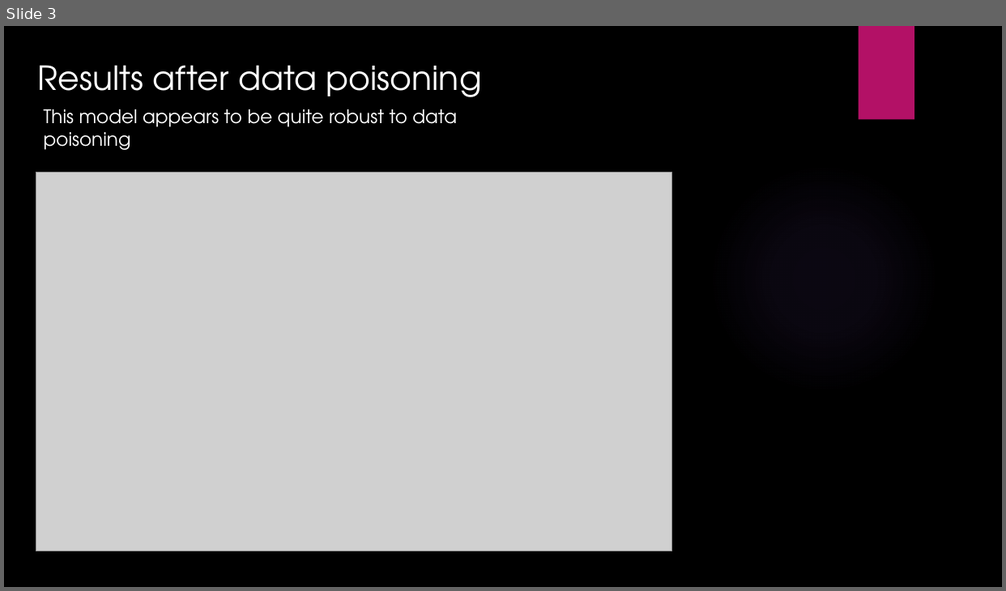
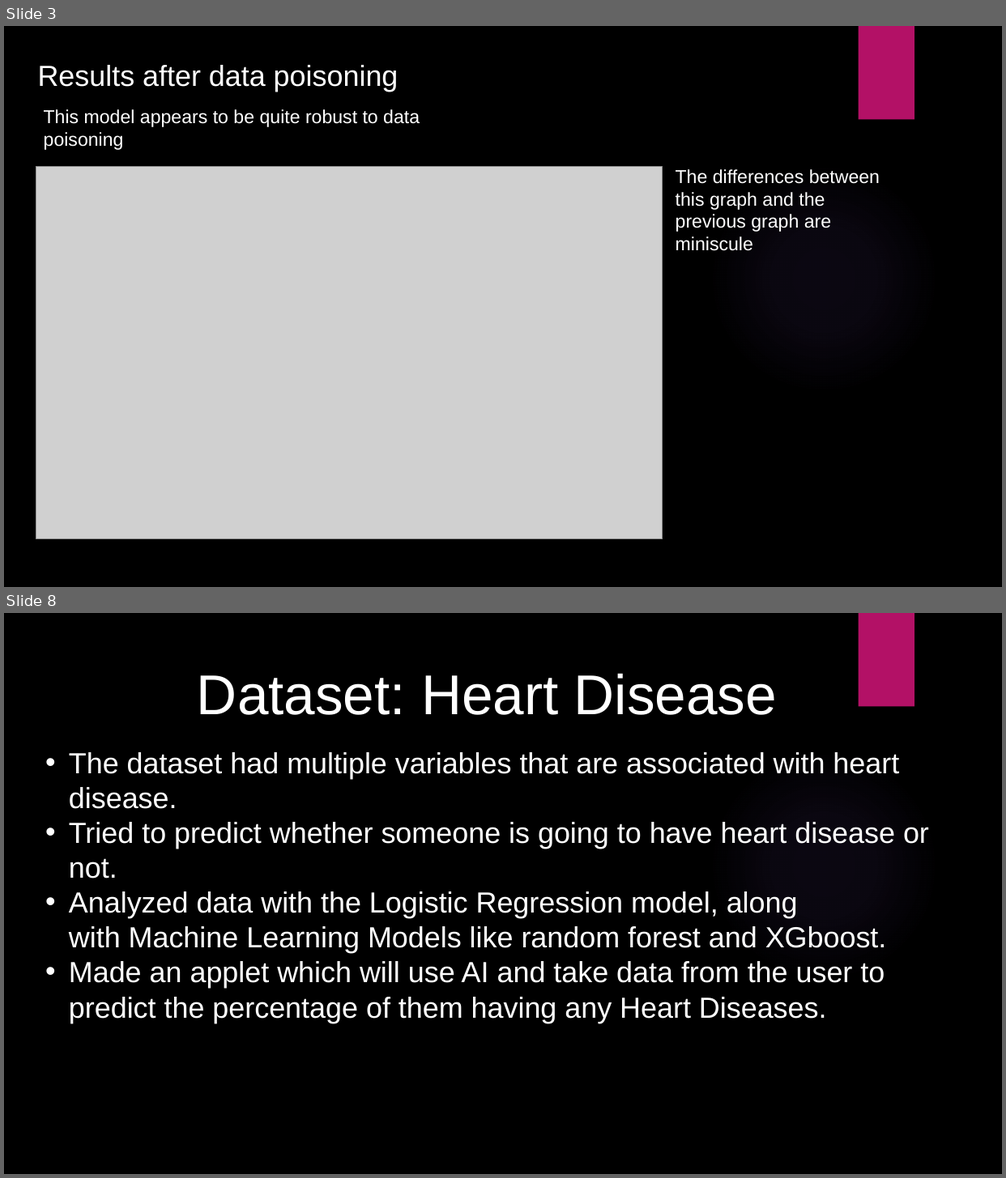
Before and after one commit to dmail5802/hackathon_competition, a slide deck: presentation.pptx. Shown one above the other, each under a label of ours: slide 3 before the commit, slides 3 and 8 after it; the slides between them are not shown. The pictures are 1006x591 and 1006x1178 pixels, drawn with LibreOffice and Linux fonts; fonts in the diff are those of the drawing; grey boxes stand for pictures; background and template pictures are left out. Boxes give left, top, right and bottom in pixels: in the first picture for what was removed or moved away, otherwise in the second. Text is boxed around its words. In the diff, an @@ line names an element or a change of style, - is before the commit and + after.

```diff
--- a/presentation.pptx
+++ b/presentation.pptx
@@ slide 8 added at bbox=[4, 613, 1002, 1174], background picture (left out); not listed: 2 template elements that a slide beside it also shows @@
@@ text added at bbox=[197, 673, 777, 715], 54 pt, text #FFFFFF @@
+Dataset: Heart Disease
@@ text added at bbox=[69, 752, 929, 1024], 28 pt, text #FFFFFF @@
+• The dataset had multiple variables that are associated with heart disease.
+• Tried to predict whether someone is going to have heart disease or not.
+• Analyzed data with the Logistic Regression model, along with Machine Learning Models like random forest and XGboost.
+• Made an applet which will use AI and take data from the user to predict the percentage of them having any Heart Diseases.
@@ slide 3 changed as well @@
@@ text "Results after data poisoning" at bbox=[38, 65, 398, 92]: size 32 to 28 pt, font TeX Gyre Adventor to Arial @@
@@ text "This model appears to be ..." at bbox=[44, 109, 420, 150]: font TeX Gyre Adventor to Arial @@
@@ picture: place and size @@
-picture at bbox=[36, 173, 671, 552]
+picture at bbox=[36, 167, 662, 540]
@@ text added at bbox=[675, 169, 880, 251], 18 pt, text #FFFFFF @@
+The differences between this graph and the previous graph are miniscule
```
Also in this commit, not shown: 4 other slides changed, 7 other slides added, 2 slides removed.
